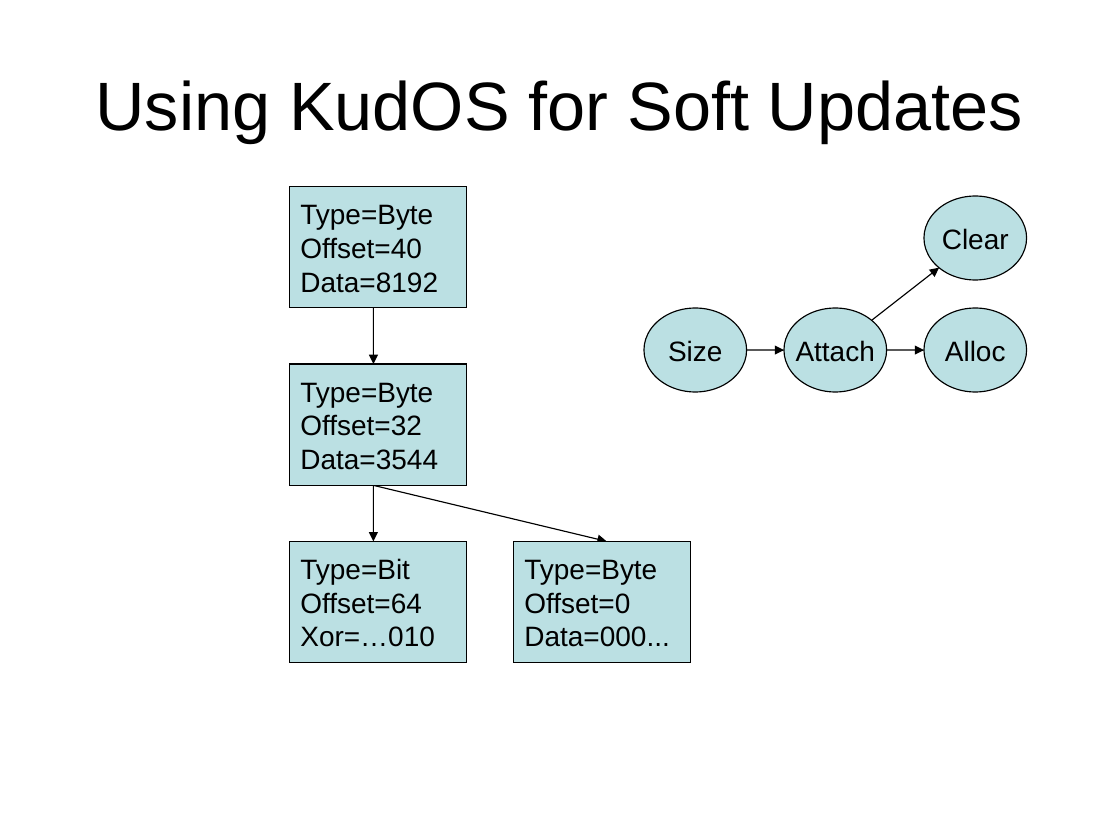
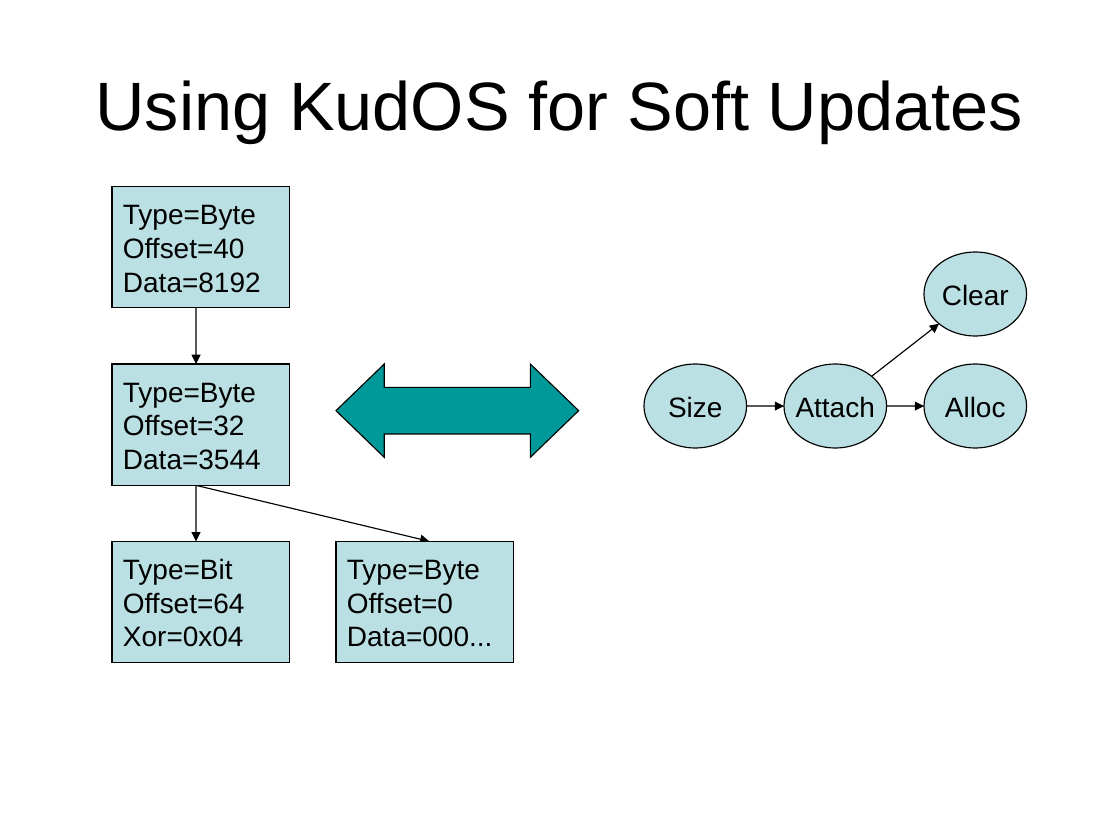
Before and after one commit to ucla-readable/fstitch-doc, a slide deck: slide 10 of sosp_wip/sosp_wip_kudos.ppt (slide 7 before the commit). Drawn at 1120x840 pixels with LibreOffice and Linux fonts; fonts in the diff are those of the drawing; background and template pictures are left out. Boxes give left, top, right and bottom in pixels: in the first picture for what was removed or moved away, otherwise in the second. Text is boxed around its words. In the diff, an @@ line names an element or a change of style, - is before the commit and + after.

```diff
--- a/sosp_wip/sosp_wip_kudos.ppt
+++ b/sosp_wip/sosp_wip_kudos.ppt
@@ 4 ellipses, 3 arrows: place and size @@
-4 ellipses, 3 arrows at [644,196,1027,392]
+4 ellipses, 3 arrows at [644,252,1027,448]
@@ left right arrow added at [336,364,579,457], fill #009999, outline #000000 0.74 pt @@
@@ 4 rectangles, 3 arrows: place and size @@
-4 rectangles, 3 arrows at [289,187,690,662]
+4 rectangles, 3 arrows at [112,187,513,662]
@@ text in rectangle at [123,626,244,647]: text changed @@
-Xor=…010
+Xor=0x04
```
Also in this commit, not shown: 4 slides added, 1 slide removed.
